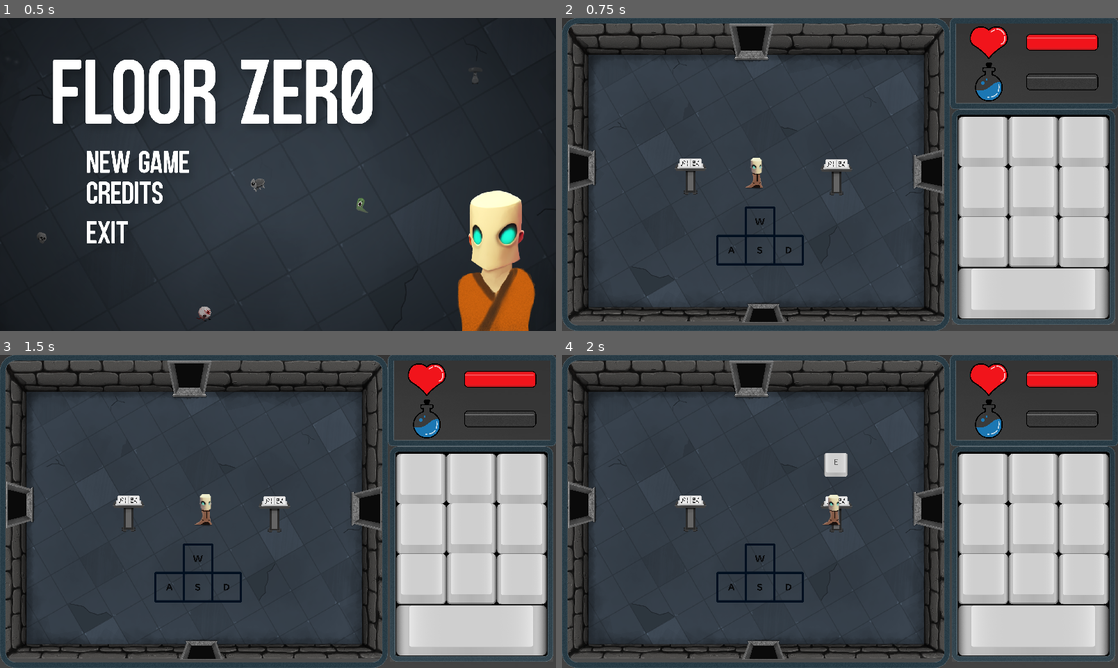
Above: before the commit, frames 1-4 (two rows, left to right).
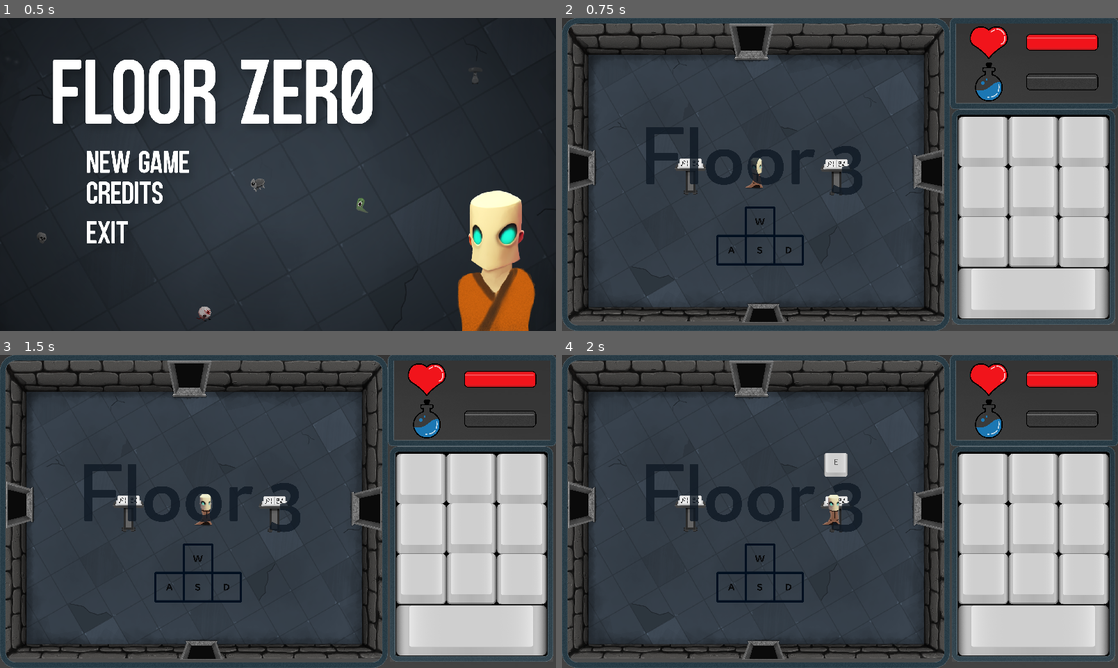
Above: after the commit, the same moments.

Repository: m-at-FNSPE/fitgamejam-team10
Game: Godot game, scene res://Main.tscn
Two runs of this game, one before a commit and one after it. Both use one fixed random seed, a clock stepped at 60 frames per second and the inputs below.
Inputs (mouse positions are in pixels of both pictures, inside the frame that each line leads up to):
- Up to frame 1 (0.5 s): no input
- Up to frame 2 (0.75 s): click (701, 161) at 0.5 s
- Up to frame 3 (1.5 s): tap Enter at 1.25 s; hold D (movement_right) from 1.28 s (still down); tap E (interact) at 1.35 s
- Up to frame 4 (2 s): keep holding D (movement_right)

Frame 1 is identical in both runs. In frame 2, 2.1% of the frame differs, in the area x 15-54%, y 34-57%; in frame 3, 2.1%; in frame 4, 2.1%.

Commit message:
Countdown

Diff:
--- a/BigClutter/LampPost.tscn
+++ b/BigClutter/LampPost.tscn
@@ -3,5 +3,7 @@
 [ext_resource path="res://Assets/Props/Candlestick.png" type="Texture" id=1]
 
 [node name="LampPost" type="Sprite"]
+position = Vector2( 0, 59 )
 scale = Vector2( 4.07799, 4.07799 )
 texture = ExtResource( 1 )
+offset = Vector2( 0, -14.4679 )
--- a/DungeonGeneration/Room.gd
+++ b/DungeonGeneration/Room.gd
@@ -92,8 +92,8 @@
 
 # Called when the node enters the scene tree for the first time.
 func _ready():
+	emit_signal("finished_floor")
 	generate_layout()
-
 	generate_room()
 
 	random_book_seed = randi()
@@ -105,7 +105,7 @@
 
 func generate_room():
 
-	for i in $BigClutter.get_children():
+	for i in $sorter/BigClutter.get_children():
 		i.queue_free()
 
 	match typeof(room_layout[current_position.x][current_position.y]):
@@ -141,13 +141,13 @@
 func spawn_wall(pos):
 	var object = possible_walls[randi() % possible_walls.size()].instance()
 	object.position = pos
-	$BigClutter.call_deferred("add_child", object)
+	$sorter/BigClutter.call_deferred("add_child", object)
 
 func spawn_enemy(pos):
 	var enemy = possible_enemies[randi() % possible_enemies.size()].instance()
 	enemy.position = pos
 	current_enemies.append(enemy)
-	$Enemies.call_deferred("add_child", enemy)
+	$sorter/Enemies.call_deferred("add_child", enemy)
 	enemy.connect("die", $RoomBG.get_parent(), "_checks_on_enemy_dying" )
 
 
@@ -171,9 +171,9 @@
 	lac2.position = $PREFABS/START/Right.position
 
 	h.position = $PREFABS/LACTERN/Position2D.position
-	$BigClutter.call_deferred("add_child", lac1)
-	$BigClutter.call_deferred("add_child", lac2)
-	$BigClutter.call_deferred("add_child", h)
+	$sorter/BigClutter.call_deferred("add_child", lac1)
+	$sorter/BigClutter.call_deferred("add_child", lac2)
+	$sorter/BigClutter.call_deferred("add_child", h)
 	yield(get_tree().create_timer(0.1), "timeout")  # Technically wrong but its fine
 	lac1.left_spawn()
 	lac2.right_spawn()
@@ -189,7 +189,7 @@
 
 	var boss = BossScene.instance()
 	boss.position = $PREFABS/LACTERN/Position2D.position
-	$Enemies.call_deferred("add_child", boss)
+	$sorter/Enemies.call_deferred("add_child", boss)
 	current_enemies.append(boss)
 	boss.connect("die", $RoomBG.get_parent(), "_checks_on_enemy_dying" )
 
@@ -197,7 +197,7 @@
 func generate_lactern_room():
 	var lac = Lactern.instance()
 	lac.position = $PREFABS/LACTERN/Position2D.position
-	$BigClutter.call_deferred("add_child", lac)
+	$sorter/BigClutter.call_deferred("add_child", lac)
 	yield(get_tree().create_timer(0.1), "timeout")
 	lac.pick(random_book_seed)
 
@@ -280,12 +280,11 @@
 func spawn_stairs():
 	var lac = exit.instance()
 	lac.position = $PREFABS/LACTERN/Position2D.position
-	$BigClutter.call_deferred("add_child", lac)
+	$sorter/BigClutter.call_deferred("add_child", lac)
 	lac.connect("body_entered", self, "remake_map")
 
 func remake_map(body):
 	if body.has_method("dummy_method_only_player_has"):
-		emit_signal("finished_floor")
 		_ready()
 
 func open_doors():
--- a/DungeonGeneration/Room.tscn
+++ b/DungeonGeneration/Room.tscn
@@ -228,12 +228,14 @@
 [node name="Position2D16" type="Position2D" parent="SpawnLocations"]
 position = Vector2( 1000, 881 )
 
-[node name="Enemies" type="Node2D" parent="."]
-
-[node name="BigClutter" type="Node2D" parent="."]
-
 [node name="AnimationPlayer" type="AnimationPlayer" parent="."]
 anims/NullifyCast = SubResource( 9 )
+
+[node name="sorter" type="YSort" parent="."]
+
+[node name="Enemies" type="YSort" parent="sorter"]
+
+[node name="BigClutter" type="YSort" parent="sorter"]
 
 [connection signal="body_entered" from="Doors/North" to="." method="_on_North_body_entered"]
 [connection signal="body_entered" from="Doors/West" to="." method="_on_West_body_entered"]
--- a/Enemies/Slime.tscn
+++ b/Enemies/Slime.tscn
@@ -20,5 +20,7 @@
 shape = SubResource( 2 )
 
 [node name="AnimatedSprite" parent="." index="1"]
+position = Vector2( 1, 32 )
 scale = Vector2( 2.01205, 2.01205 )
 frames = SubResource( 1 )
+offset = Vector2( -0.497004, -15.9042 )
--- a/GameScenes/Game.gd
+++ b/GameScenes/Game.gd
@@ -7,7 +7,7 @@
 signal game_over
 signal game_won
 
-var floorNumber = 3
+var floorNumber = 4
 
 # Called when the node enters the scene tree for the first time.
 func _ready():
@@ -34,6 +34,13 @@
 	floorNumber -= 1
 	if floorNumber <= 0:
 		emit_signal("game_won")
+	countdown()
+
+func countdown():
+	$ShowFloor.frame = floorNumber - 1
+	$ShowFloor.show()
+	yield(get_tree().create_timer(3.0), "timeout")
+	$ShowFloor.hide()
 
 func reset():
 	$Room.kill_all_enemies()
--- a/GameScenes/Game.tscn
+++ b/GameScenes/Game.tscn
@@ -12,6 +12,9 @@
 [ext_resource path="res://Assets/UI/ProgressBars/ProgressMana.png" type="Texture" id=10]
 [ext_resource path="res://Assets/UI/Frames/Frame_Everything.png" type="Texture" id=11]
 [ext_resource path="res://Assets/UI/Frames/Frame_Game.png" type="Texture" id=12]
+[ext_resource path="res://Assets/UI/FloorNumbers/UI_Floor2.png" type="Texture" id=13]
+[ext_resource path="res://Assets/UI/FloorNumbers/UI_Floor1.png" type="Texture" id=14]
+[ext_resource path="res://Assets/UI/FloorNumbers/UI_Floor3.png" type="Texture" id=15]
 
 [sub_resource type="VisualShaderNodeInput" id=1]
 input_name = "screen_texture"
@@ -73,6 +76,14 @@
 
 [sub_resource type="ShaderMaterial" id=5]
 shader = SubResource( 4 )
+
+[sub_resource type="SpriteFrames" id=6]
+animations = [ {
+"frames": [ ExtResource( 14 ), ExtResource( 13 ), ExtResource( 15 ) ],
+"loop": true,
+"name": "default",
+"speed": 5.0
+} ]
 
 [node name="Game" type="Node2D"]
 script = ExtResource( 2 )
@@ -169,6 +180,11 @@
 margin_bottom = 40.0
 texture = ExtResource( 12 )
 
+[node name="ShowFloor" type="AnimatedSprite" parent="."]
+position = Vector2( 660, 476 )
+scale = Vector2( 0.393056, 0.393056 )
+frames = SubResource( 6 )
+
 [connection signal="finished_floor" from="Room" to="." method="_on_Completed_floor"]
 [connection signal="current_health" from="Player" to="." method="_on_Player_current_health"]
 [connection signal="current_mana" from="Player" to="." method="_on_Player_current_mana"]
--- a/Main.tscn
+++ b/Main.tscn
@@ -10,11 +10,11 @@
 
 [node name="MainMenu" parent="." instance=ExtResource( 3 )]
 
-[node name="AudioStreamPlayer" type="AudioStreamPlayer" parent="MainMenu"]
+[node name="Game" parent="." instance=ExtResource( 2 )]
+
+[node name="AudioStreamPlayer" type="AudioStreamPlayer" parent="."]
 stream = ExtResource( 4 )
 autoplay = true
-
-[node name="Game" parent="." instance=ExtResource( 2 )]
 
 [connection signal="credits" from="MainMenu" to="." method="_on_MainMenu_credits"]
 [connection signal="start_game" from="MainMenu" to="." method="_on_MainMenu_start_game"]
--- /dev/null
+++ b/default_bus_layout.tres
@@ -0,0 +1,3 @@
+[gd_resource type="AudioBusLayout" format=2]
+
+[resource]
Not shown: 1 places in GameScenes/Game.tscn that only renumber resources
